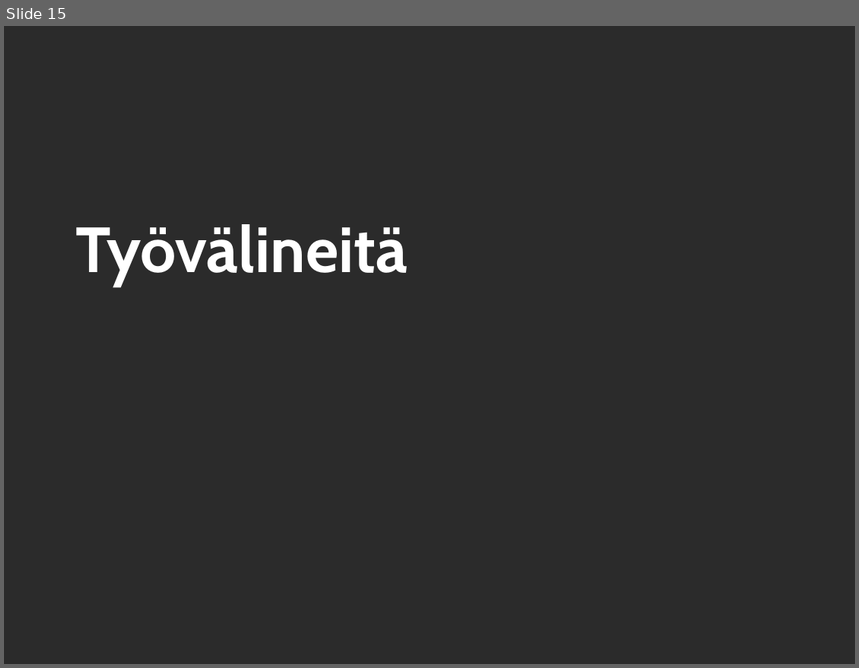
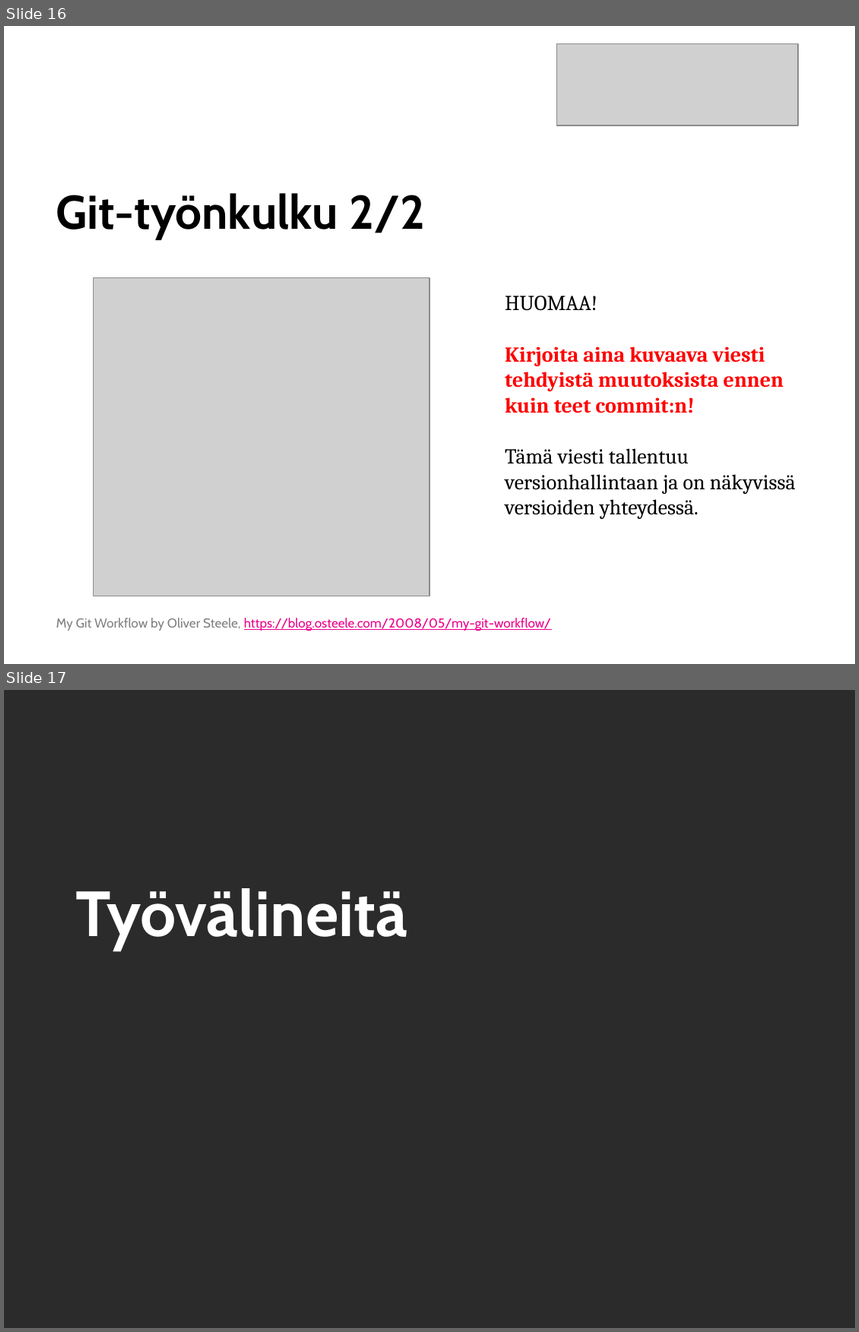
Before and after one commit to SavoniaUAS/versioncontrol, a slide deck: versionhallinta.pptx. Shown one above the other, each under a label of ours: slide 15 before the commit, slides 16 and 17 after it. The pictures are 859x668 and 859x1332 pixels, drawn with LibreOffice and Linux fonts; fonts in the diff are those of the drawing; grey boxes stand for pictures; background and template pictures are left out; a plain dark background stands for a picture behind light text. Boxes give left, top, right and bottom in pixels: in the first picture for what was removed or moved away, otherwise in the second. Text is boxed around its words. In the diff, an @@ line names an element or a change of style, - is before the commit and + after.

Commit message:
Lisätty loput esimerkkikuvat git-työnkulkuun. Lisätty dia pull requestista.

```diff
--- a/versionhallinta.pptx
+++ b/versionhallinta.pptx
@@ slide 16 added at bbox=[4, 26, 855, 664], background picture (left out) @@
@@ picture added at bbox=[557, 44, 798, 126] @@
@@ title added at bbox=[56, 193, 425, 240], 40 pt, text #000000, bold @@
+Git-työnkulku 2/2
@@ picture added at bbox=[94, 278, 430, 596] @@
@@ text added at bbox=[505, 296, 796, 519], 18 pt, text #000000 @@
+HUOMAA!
+Kirjoita aina kuvaava viesti tehdyistä muutoksista ennen kuin teet commit:n!
+Tämä viesti tallentuu versionhallintaan ja on näkyvissä versioiden yhteydessä.
@@ text added at bbox=[56, 618, 551, 632], 11 pt, text #EC008C, underline @@
+My Git Workflow by Oliver Steele, https://blog.osteele.com/2008/05/my-git-workflow/
@@ what was slide 15 is now slide 17 @@
```
Also in this commit, not shown: 2 slides changed, 6 other slides added.
